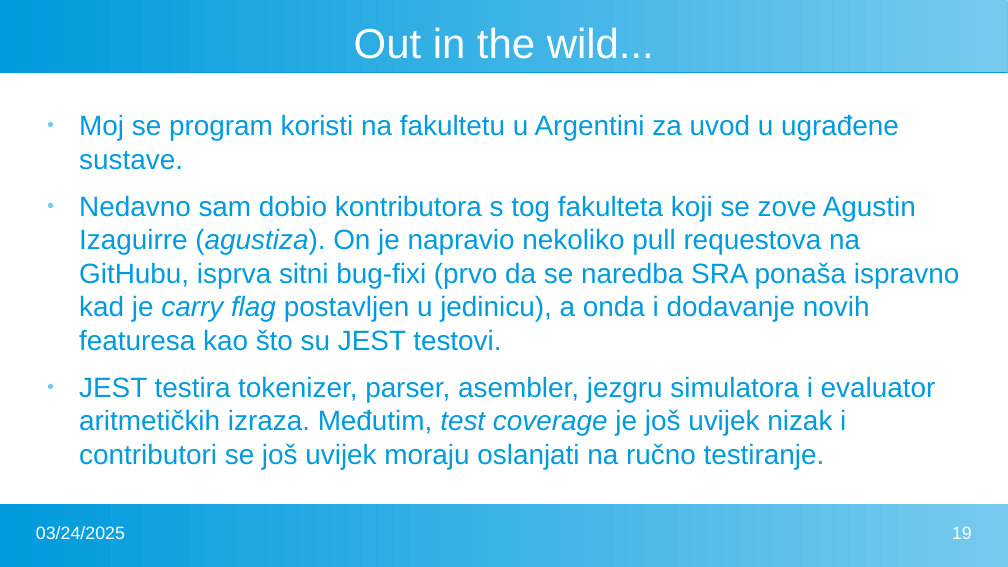
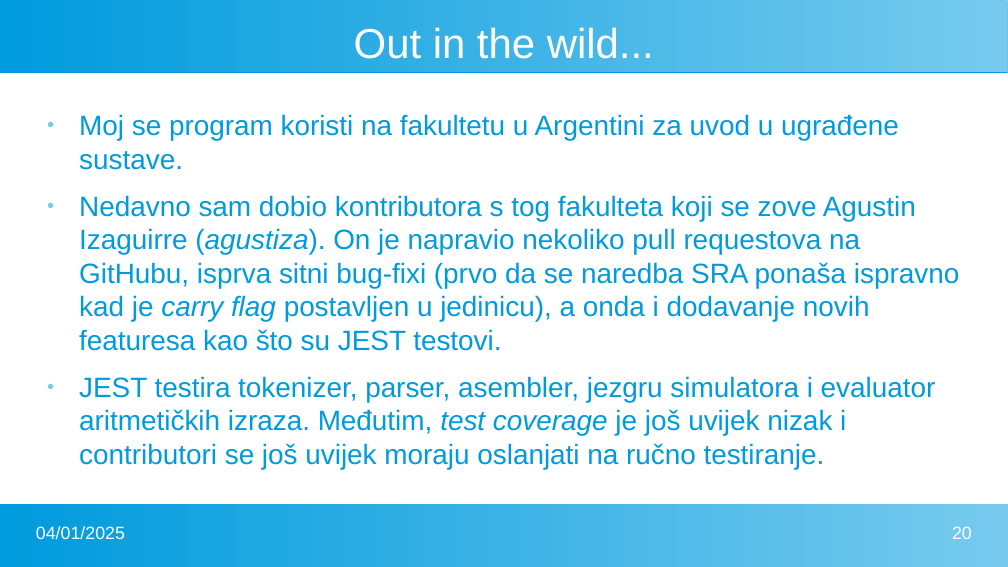
Before and after one commit to FlatAssembler/PicoBlaze_Simulator_in_JS, a slide deck: slide 20 of seminar/PicoBlaze.pptx (slide 19 before the commit). Drawn at 1008x567 pixels with LibreOffice and Linux fonts; fonts in the diff are those of the drawing. Boxes give left, top, right and bottom in pixels: in the first picture for what was removed or moved away, otherwise in the second. Text is boxed around its words. In the diff, an @@ line names an element or a change of style, - is before the commit and + after.

```diff
--- a/seminar/PicoBlaze.pptx
+++ b/seminar/PicoBlaze.pptx
@@ text at (36, 526, 125, 539): text changed @@
-03/24/2025
+04/01/2025
@@ page number at (952, 526, 972, 539): text changed @@
-19
+20
```
Also in this commit, not shown: 22 other slides changed, 1 slide added, 1 other file.
